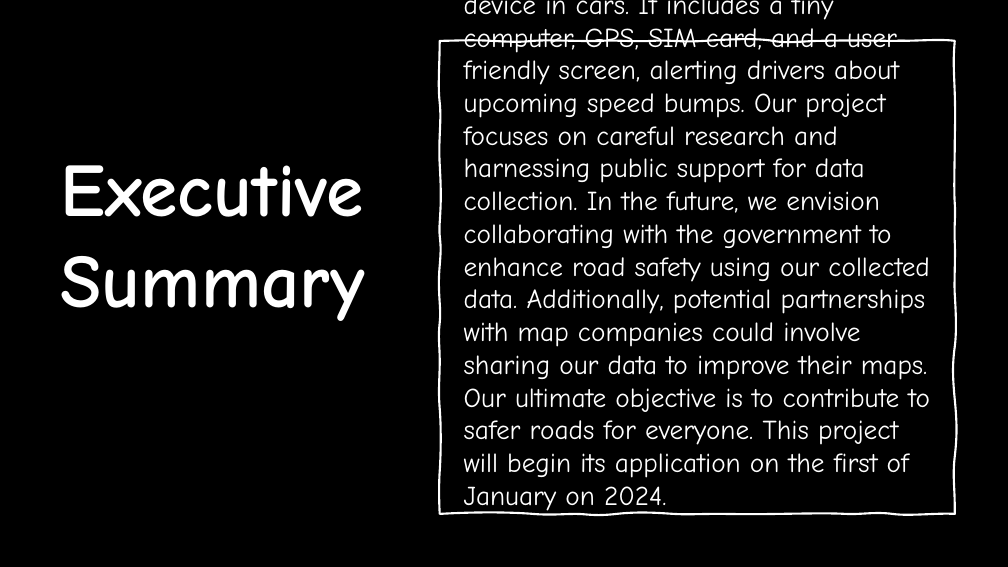
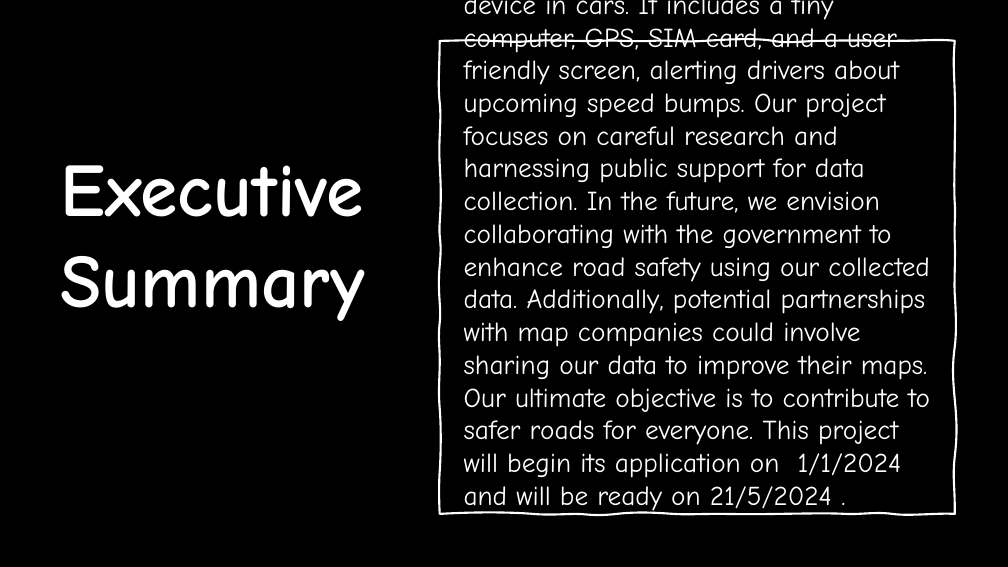
Before and after one commit to MrAbdalrahman/university, a slide deck: slide 2 of project_management/projectManegment.pptx. Drawn at 1008x567 pixels with LibreOffice and Linux fonts; fonts in the diff are those of the drawing; background and template pictures are left out. Boxes give left, top, right and bottom in pixels: in the first picture for what was removed or moved away, otherwise in the second. Text is boxed around its words. In the diff, an @@ line names an element or a change of style, - is before the commit and + after.

```diff
--- a/project_management/projectManegment.pptx
+++ b/project_management/projectManegment.pptx
@@ text at (x1=464, y1=0, x2=930, y2=514): text changed @@
-The Smart Bump Alert System aims to enhance road safety through a compact device in cars. It includes a tiny computer, GPS, SIM card, and a user-friendly screen, alerting drivers about upcoming speed bumps. Our project focuses on careful research and harnessing public support for data collection. In the future, we envision collaborating with the government to enhance road safety using our collected data. Additionally, potential partnerships with map companies could involve sharing our data to improve their maps. Our ultimate objective is to contribute to safer roads for everyone. This project will begin its application on the first of January on 2024.
+The Smart Bump Alert System aims to enhance road safety through a compact device in cars. It includes a tiny computer, GPS, SIM card, and a user-friendly screen, alerting drivers about upcoming speed bumps. Our project focuses on careful research and harnessing public support for data collection. In the future, we envision collaborating with the government to enhance road safety using our collected data. Additionally, potential partnerships with map companies could involve sharing our data to improve their maps. Our ultimate objective is to contribute to safer roads for everyone. This project will begin its application on 1/1/2024 and will be ready on 21/5/2024 .
```
Also in this commit, not shown: 1 other slide changed, 26 other files.
